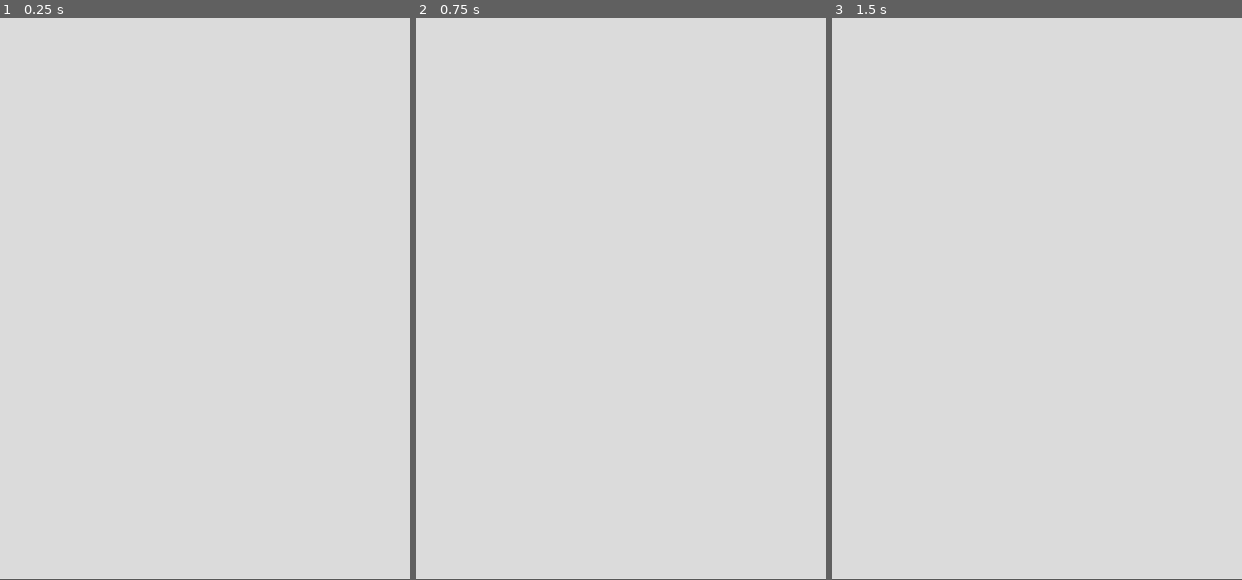
Above: before the commit, frames 1-3 (left to right).
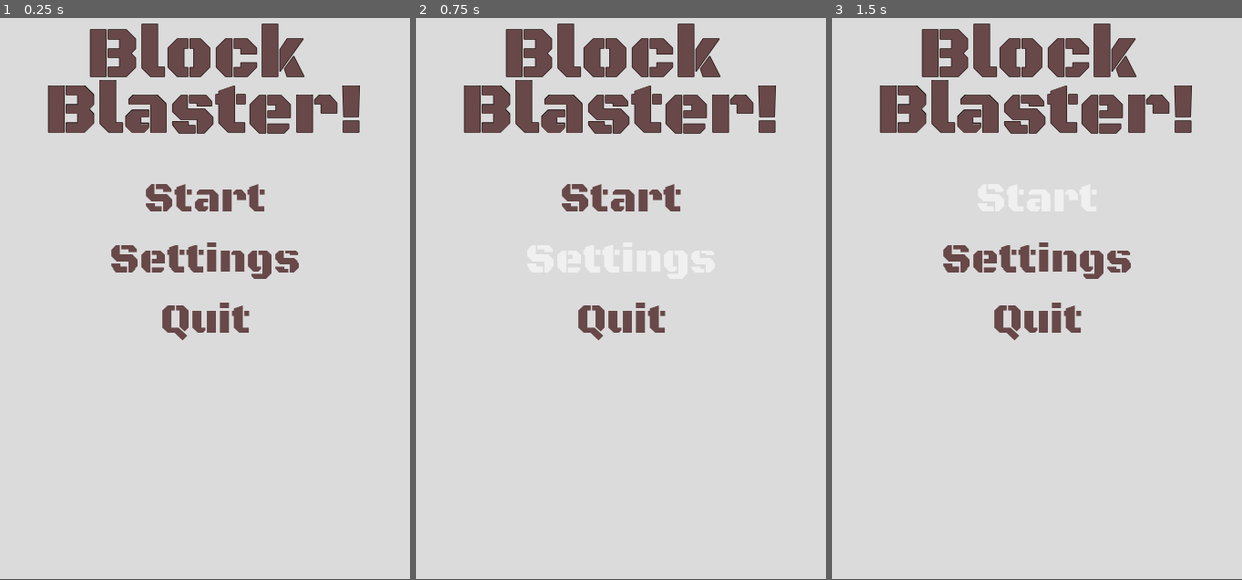
Above: after the commit, the same moments.

Repository: pieguyatx/learn-godot-mobile1
Game: Godot game, scene res://Scenes/Game.tscn
Two runs of this game, one before a commit and one after it. Both use one fixed random seed, a clock stepped at 60 frames per second and the inputs below.
Inputs (mouse positions are in pixels of both pictures, inside the frame that each line leads up to):
- Up to frame 1 (0.25 s): no input
- Up to frame 2 (0.75 s): click (621, 259) at 0.5 s, where only the run after the commit has a clickable "Settings"
- Up to frame 3 (1.5 s): click (1037, 197) at 1.25 s, where only the run after the commit has a clickable "Start"

The runs differ from the first frame. In frame 1, 10% of the frame differs, in the area x 11-88%, y 0-58%; in frame 2, 8.8%; in frame 3, 9.3%.

Commit message:
Set up title screen text and buttons

Diff:
--- /dev/null
+++ b/Fonts/blackOps-60.tres
@@ -0,0 +1,7 @@
+[gd_resource type="DynamicFont" load_steps=2 format=2]
+
+[ext_resource path="res://Fonts/BlackOpsOne-Regular.ttf" type="DynamicFontData" id=1]
+
+[resource]
+size = 60
+font_data = ExtResource( 1 )
--- a/Scenes/Game.tscn
+++ b/Scenes/Game.tscn
@@ -1,4 +1,15 @@
-[gd_scene format=2]
+[gd_scene load_steps=4 format=2]
+
+[ext_resource path="res://Fonts/BlackOpsOne-Regular.ttf" type="DynamicFontData" id=1]
+[ext_resource path="res://Fonts/blackOps-60.tres" type="DynamicFont" id=2]
+
+[sub_resource type="DynamicFont" id=1]
+size = 100
+outline_size = 1
+outline_color = Color( 0.160784, 0.0941176, 0.0941176, 1 )
+extra_spacing_top = -25
+extra_spacing_bottom = -25
+font_data = ExtResource( 1 )
 
 [node name="Game" type="Node2D"]
 
@@ -15,6 +26,72 @@
 
 [node name="UI" type="Node2D" parent="."]
 
+[node name="Title (label)" type="Label" parent="UI"]
+margin_top = 200.0
+margin_right = 576.0
+margin_bottom = 455.0
+custom_fonts/font = SubResource( 1 )
+custom_colors/font_color = Color( 0.407843, 0.282353, 0.282353, 1 )
+text = "Block
+Blaster!"
+align = 1
+valign = 1
+__meta__ = {
+"_edit_use_anchors_": false
+}
+
+[node name="MenuButtons" type="Node2D" parent="UI"]
+
+[node name="VBoxContainer" type="VBoxContainer" parent="UI/MenuButtons"]
+margin_left = 0.922485
+margin_top = 449.078
+margin_right = 576.922
+margin_bottom = 703.078
+__meta__ = {
+"_edit_use_anchors_": false
+}
+
+[node name="Start" type="Button" parent="UI/MenuButtons/VBoxContainer"]
+margin_right = 576.0
+margin_bottom = 82.0
+focus_mode = 0
+custom_fonts/font = ExtResource( 2 )
+custom_colors/font_color = Color( 0.407843, 0.282353, 0.282353, 1 )
+enabled_focus_mode = 0
+text = "Start"
+flat = true
+__meta__ = {
+"_edit_use_anchors_": false
+}
+
+[node name="Settings" type="Button" parent="UI/MenuButtons/VBoxContainer"]
+margin_top = 86.0
+margin_right = 576.0
+margin_bottom = 168.0
+focus_mode = 0
+custom_fonts/font = ExtResource( 2 )
+custom_colors/font_color = Color( 0.407843, 0.282353, 0.282353, 1 )
+enabled_focus_mode = 0
+text = "Settings"
+flat = true
+__meta__ = {
+"_edit_use_anchors_": false
+}
+
+[node name="Quit" type="Button" parent="UI/MenuButtons/VBoxContainer"]
+margin_top = 172.0
+margin_right = 576.0
+margin_bottom = 254.0
+focus_mode = 0
+custom_fonts/font = ExtResource( 2 )
+custom_colors/font_color = Color( 0.407843, 0.282353, 0.282353, 1 )
+enabled_focus_mode = 0
+text = "Quit"
+flat = true
+__meta__ = {
+"_edit_use_anchors_": false
+}
+
 [node name="Score" type="Node2D" parent="."]
 
 [node name="Buttons" type="Node2D" parent="."]
Binary file added: Fonts/BlackOpsOne-Regular.ttf
Not shown, added: Fonts/OFL.txt
Not shown, added: Sprites/Background.png.import
Not shown, added: Sprites/Banner.png.import
Not shown, added: Sprites/BlueButton.png.import
Not shown, added: Sprites/DiffBlueButton.png.import
Not shown, added: Sprites/DiffBlueProjectile.png.import
Not shown, added: Sprites/DiffGreenButton.png.import
Not shown, added: Sprites/DiffGreenProjectile.png.import
Not shown, added: Sprites/DiffRedProjectile.png.import
Not shown, added: Sprites/GreenButton.png.import
Not shown, added: Sprites/GreenProjectile.png.import
(and 9 more such lines)
